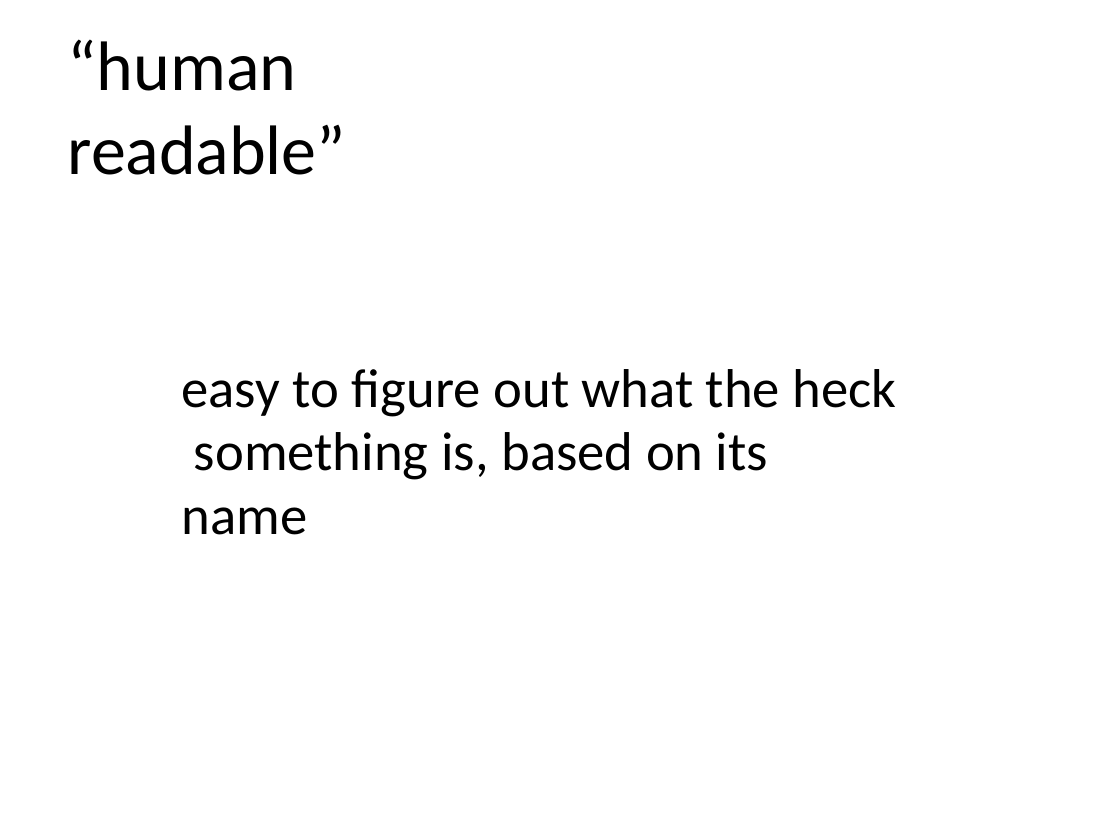
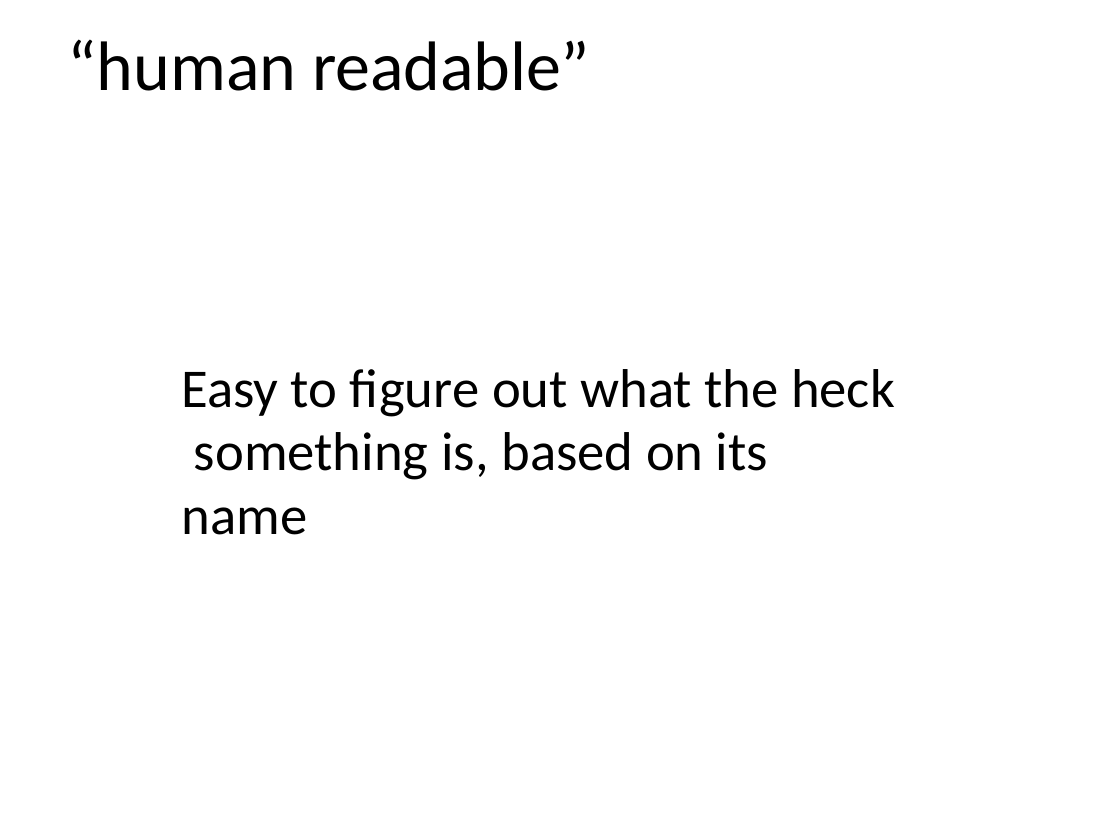
Before and after one commit to cmgienger/rmd_best_practices, a slide deck: slide 16 of documents/0-best-practices.pptx. Drawn at 1120x840 pixels with LibreOffice and Linux fonts; fonts in the diff are those of the drawing. Boxes give left, top, right and bottom in pixels: in the first picture for what was removed or moved away, otherwise in the second. Text is boxed around its words. In the diff, an @@ line names an element or a change of style, - is before the commit and + after.

```diff
--- a/documents/0-best-practices.pptx
+++ b/documents/0-best-practices.pptx
@@ text "“human readable”" rewrapped from [68, 39, 346, 175] to [68, 39, 590, 91] @@
@@ text at [182, 369, 895, 535]: text changed @@
-easy to figure out what the heck something is, based on its name
+Easy to figure out what the heck something is, based on its name
```
Also in this commit, not shown: 26 other slides changed, 2 other files.
